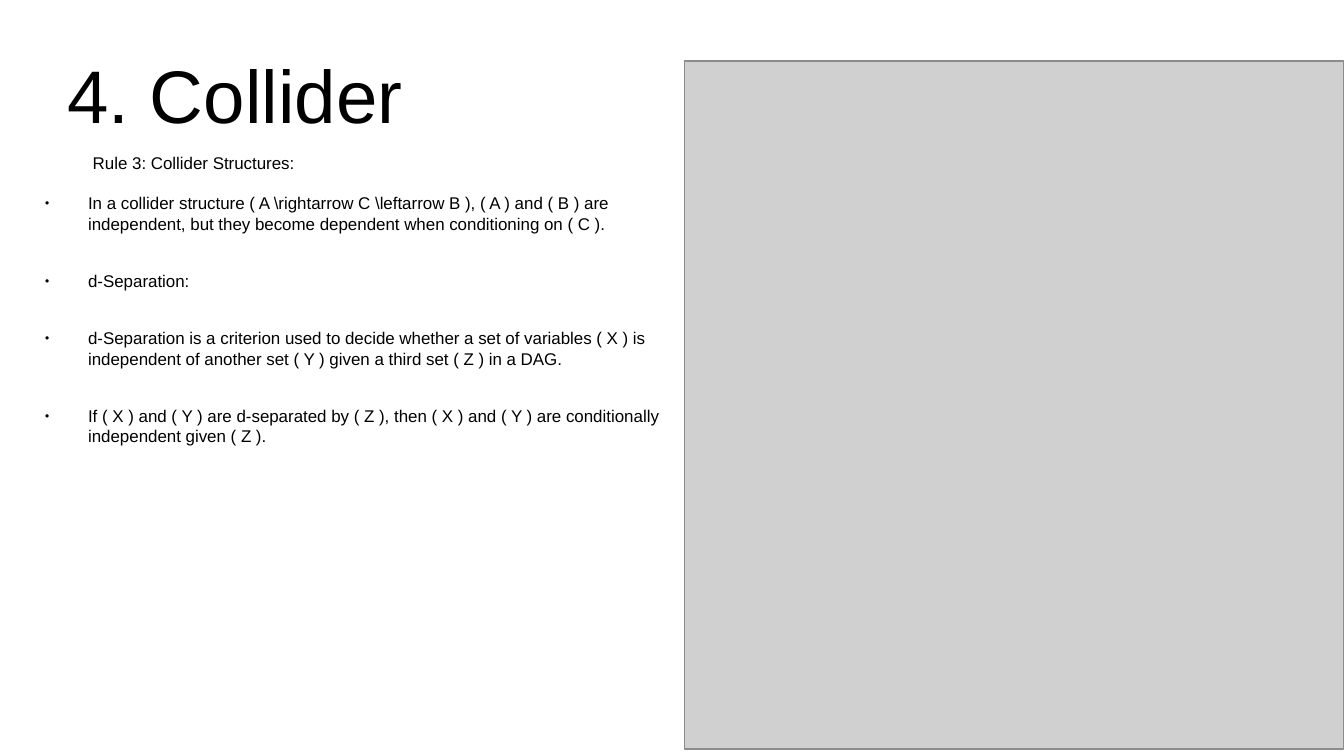
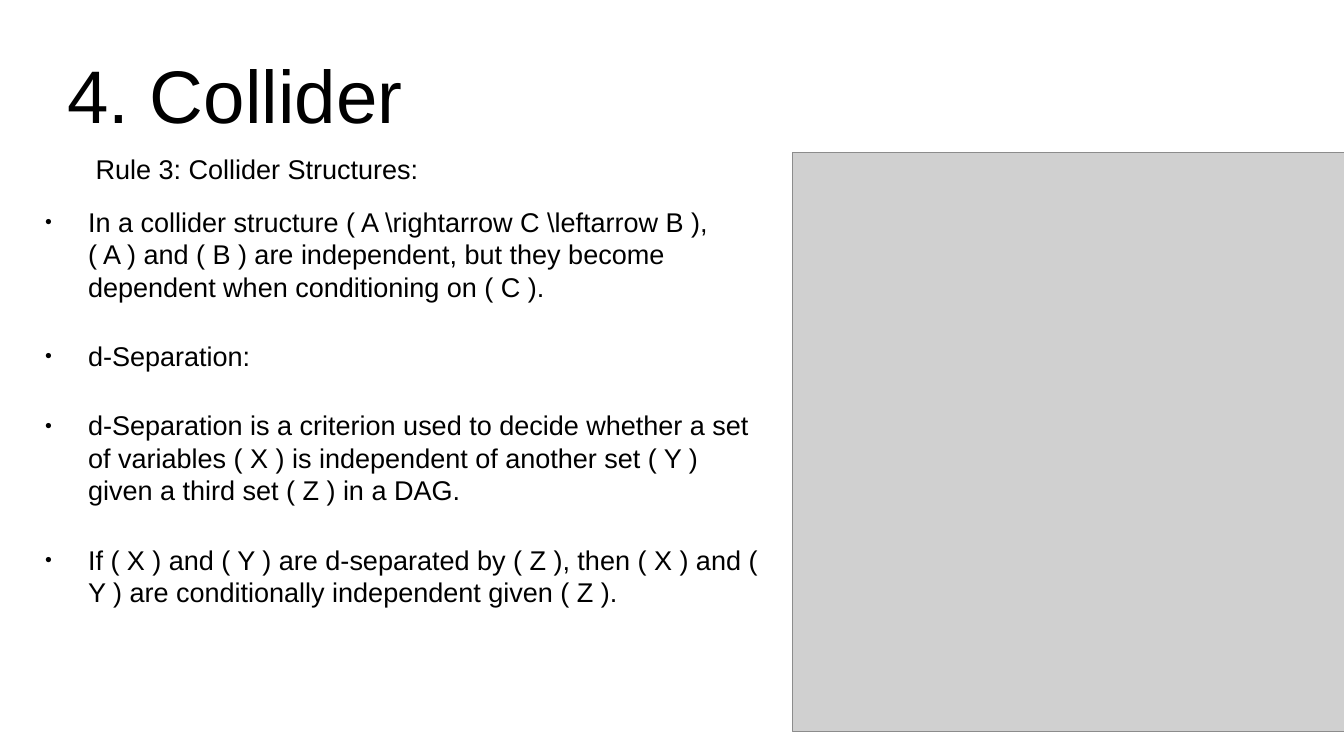
Before and after one commit to emoen/CausalityDiscoveryCrunchDAO, a slide deck: slide 12 of presentation/HIBRAIN_March_25.odp (slide 11 before the commit). Drawn at 1344x756 pixels with LibreOffice and Linux fonts; fonts in the diff are those of the drawing; grey boxes stand for pictures. Boxes give left, top, right and bottom in pixels: in the first picture for what was removed or moved away, otherwise in the second. Text is boxed around its words. In the diff, an @@ line names an element or a change of style, - is before the commit and + after.

```diff
--- a/presentation/HIBRAIN_March_25.odp
+++ b/presentation/HIBRAIN_March_25.odp
@@ text "Rule 3: Collider Structures:" at (x1=88, y1=159, x2=748, y2=607): size 10 to 16 pt @@
@@ picture resized from (x1=685, y1=61, x2=1344, y2=750) to (x1=793, y1=152, x2=1344, y2=732) @@
```
Also in this commit, not shown: 7 other slides changed, 2 slides added.
